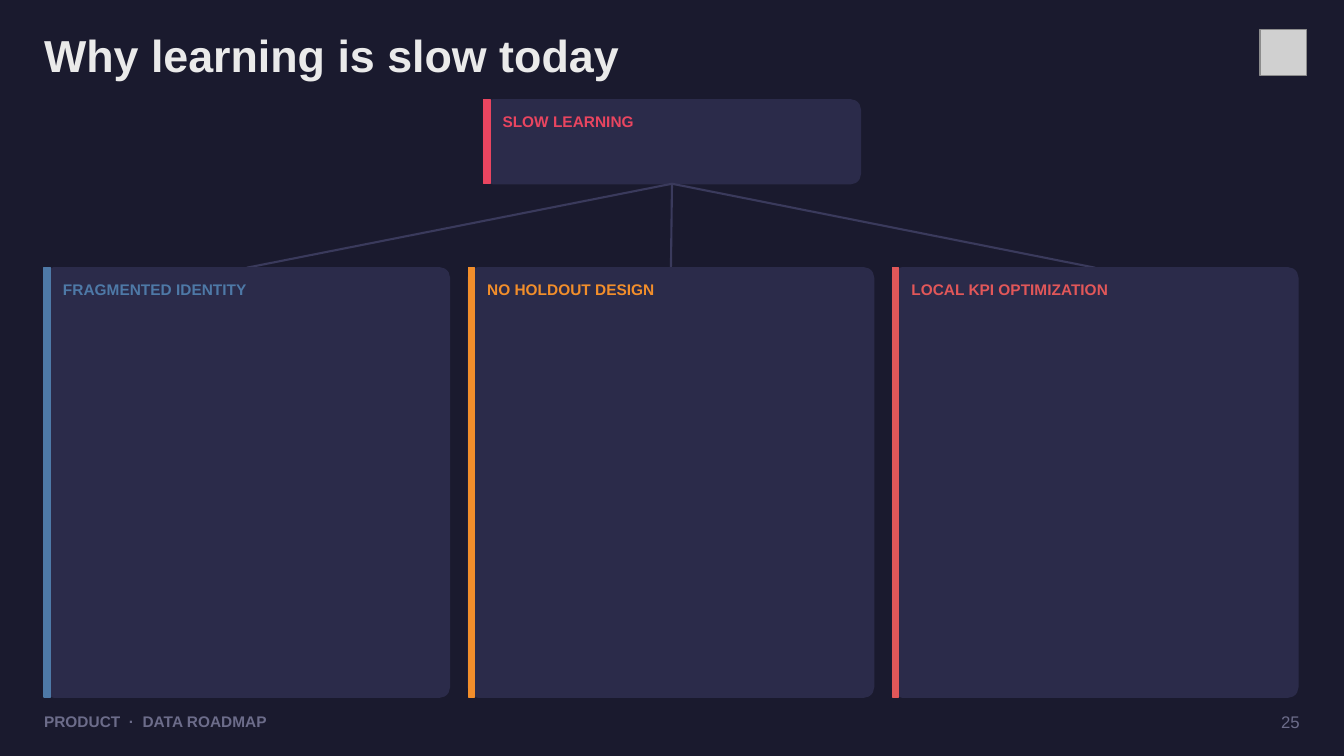
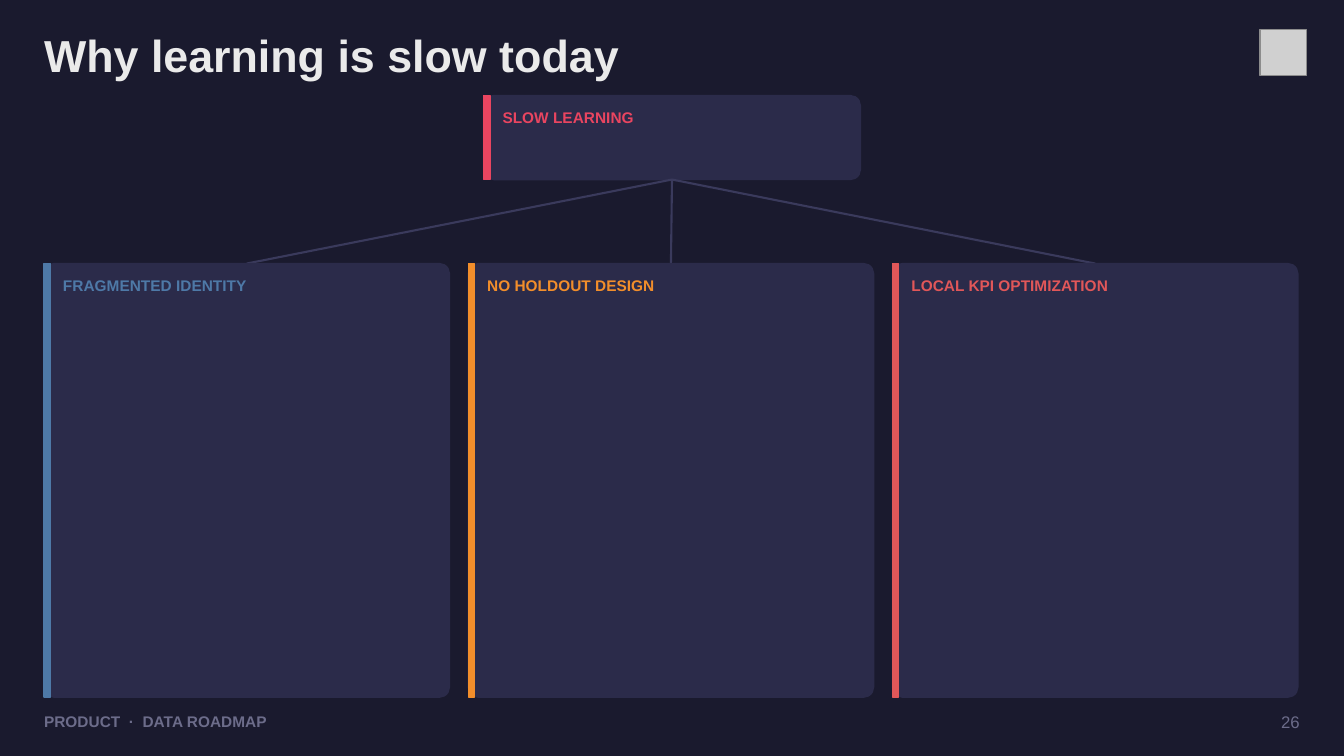
Before and after one commit to dhanesh123in/ppt-gen, a slide deck: slide 26 of examples/demo.pptx (slide 25 before the commit). Drawn at 1344x756 pixels with LibreOffice and Linux fonts; fonts in the diff are those of the drawing; grey boxes stand for pictures. Boxes give left, top, right and bottom in pixels: in the first picture for what was removed or moved away, otherwise in the second. Text is boxed around its words. In the diff, an @@ line names an element or a change of style, - is before the commit and + after.

```diff
--- a/examples/demo.pptx
+++ b/examples/demo.pptx
@@ 4 texts, 3 lines, 1 rounded rectangle, 1 rectangle: place and size @@
-4 texts, 3 lines, 1 rounded rectangle, 1 rectangle at box(63, 100, 1107, 295)
+4 texts, 3 lines, 1 rounded rectangle, 1 rectangle at box(63, 96, 1107, 291)
@@ rounded rectangle: place and size @@
-rounded rectangle at box(44, 268, 450, 698)
+rounded rectangle at box(44, 263, 450, 697)
@@ rectangle: place and size @@
-rectangle at box(44, 268, 50, 698)
+rectangle at box(44, 263, 50, 697)
@@ rounded rectangle: place and size @@
-rounded rectangle at box(469, 268, 874, 698)
+rounded rectangle at box(469, 263, 874, 697)
@@ rectangle: place and size @@
-rectangle at box(469, 268, 475, 698)
+rectangle at box(469, 263, 475, 697)
@@ rounded rectangle: place and size @@
-rounded rectangle at box(892, 268, 1298, 698)
+rounded rectangle at box(892, 263, 1298, 697)
@@ rectangle: place and size @@
-rectangle at box(892, 268, 898, 698)
+rectangle at box(892, 263, 898, 697)
@@ text at box(1281, 716, 1300, 728): text changed @@
-25
+26
```
Also in this commit, not shown: 20 other slides changed, 1 slide added, 19 other files.
